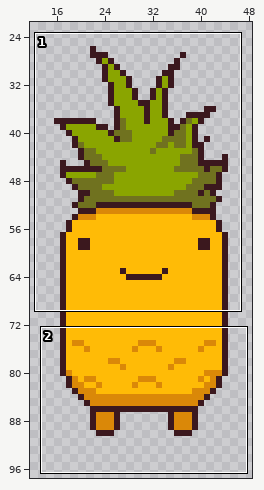
File history of a pixel-art file, MitybosPrograma/Assets/Sprites/Vitamin/FarmPineapple.aseprite. The first picture is a wide view before the edit; the outline marks the close-up.
Close-up. Earlier state:
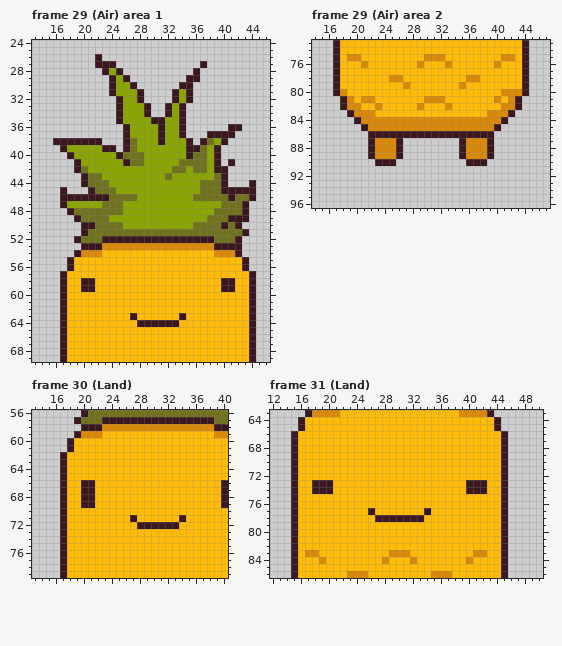
64x100 pixels, 35 frames. Colours within 5 levels of each other are drawn and written as one. Shown: frame 29 (Air) area 1: x 13..46, y 24..69; frame 29 (Air) area 2: x 14..47, y 73..96; frame 30 (Land): x 13..40, y 56..79; frame 31 (Land): x 12..50, y 63..86. The wide view leaves out empty margins. The commit also changed other frames or places, which this record leaves out.
New version:
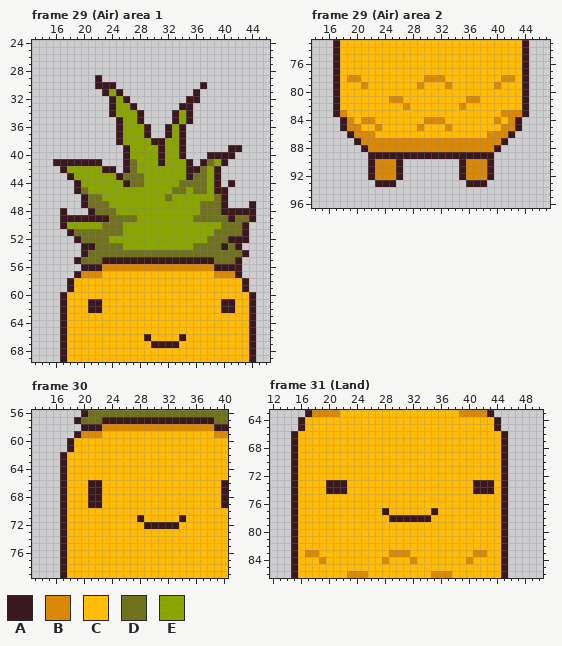
Palette (. is transparent): A #3b181e  B #da8808  C #ffbb06  D #70721f  E #8aa500
Changes in this commit:
Changed rows in their new state; - is an unchanged pixel.
Frame 29 (Air) area 1:
first column x 16:
26 ------.----------------------
27 ------...------------.-------
28 -------...----------.--------
29 ------A-...--------..--------
30 ------AA-...------..-A-------
31 -------AEA...----...A--------
32 --------AEA..----..-A--------
33 --------AE-A..--..-A---------
34 --------AE--A.--.AEA---------
35 ------------A....AEA---------
36 ---------AE--A..A--------..--
37 ---------AE--A..A-----....---
38 .......--AEE--A---A.-....----
39 -........--E---A--A.....-AA--
40 --........AEE--A--A...A-AA---
41 AAA-AAA...--E--A--EA.ADEA.---
42 -AEEE--AA.AD-----EEAA---.----
43 --AEEEE--ADDD---E--ADD-A.----
44 ---AEEEE--ADD-----DDD-EA.A--.
45 -.-ADEEEE--------DD-D-EA-....
46 -...-DDEEEEE----D---EEE-A....
47 -...ADD-EE-----------DDDA...A
48 -A...A---E-----------DD-AAA-A
49 -AA-AAAADDDD--------DD----DDA
50 -AEEEEE-------------EEEED-DA-
51 --ADD-----EEEEEEEEEEEEE------
52 -------DEEEEEEEEEEEEEED--A-A-
53 ------DDDDEEEEEEEEEEDDDD-D---
54 ---.ADDDDDDDDDDDDDDDDDDDDDDA-
55 --.ADDDAAAAAAAAAAAAAAAADDDA.-
56 --..AAABBBBBBBBBBBBBBBBAAAA.-
57 -..ABBB----------------BBBA..
58 -.A-CC------------------CC-A.
59 -.A-CC------------------CC-A.
61 -----AA-----------------AA---
62 -----AA-----------------AA---
63 -----------C------C----------
64 ------------CCCCCC-----------
66 -------------A----A----------
67 --------------AAAA-----------
Frame 29 (Air) area 2, layers "Layer 2", "Body", "SecondaryColor":
first column x 17:
75 --CC---------CCC--------CC--
76 ----C-------C---C------C----
78 --BB----CC---BBB---CC---BB--
79 ----B-----C-B---B-C----B----
80 -C----------------------CCC-
81 ACC-CC--BB---CCC---BB--C-CCA
82 ACCC--C---B-C---C-B-----CCCA
83 ABCCCC----------------CC-BBA
84 -ABC--CCCCCCC---CCCCCCC-CBA-
85 -ABBCC-CCCCC-CCC-CCCCCCCBBA-
86 --ABBBCCCCCCCCCCCCCCCCBBBA--
87 ---ABB---BBBBBBBBBB---BBA---
88 ----AB---BBBBBBBBBB---BA----
89 ------AAA-AAAAAAAA-AAA------
90 -----ABBBA--------ABBBA-----
91 -----ABBBA--------ABBBA-----
92 -----ABBBA--------ABBBA-----
93 ------AAA----------AAA------
Frame 30, layer "Body":
first column x 20:
66 C-A------
67 C-A------
68 C-A------
69 C-A------
71 -------CA
72 --------C
Frame 31 (Land), layers "Face", "Body":
first column x 18:
73 CC-AA-----------------C--A
74 CC-AA-----------------C--A
77 --------C-A-----CA--------
78 ---------CC-----A---------
Changed places in both close-ups, as pixel boxes (x1, y1, x2, y2):
changed: (53, 54, 256, 348)
changed: (333, 54, 529, 187)
changed: (81, 480, 144, 529)
changed: (312, 480, 389, 522)
changed: (466, 480, 494, 494)
changed: (424, 508, 438, 522)
